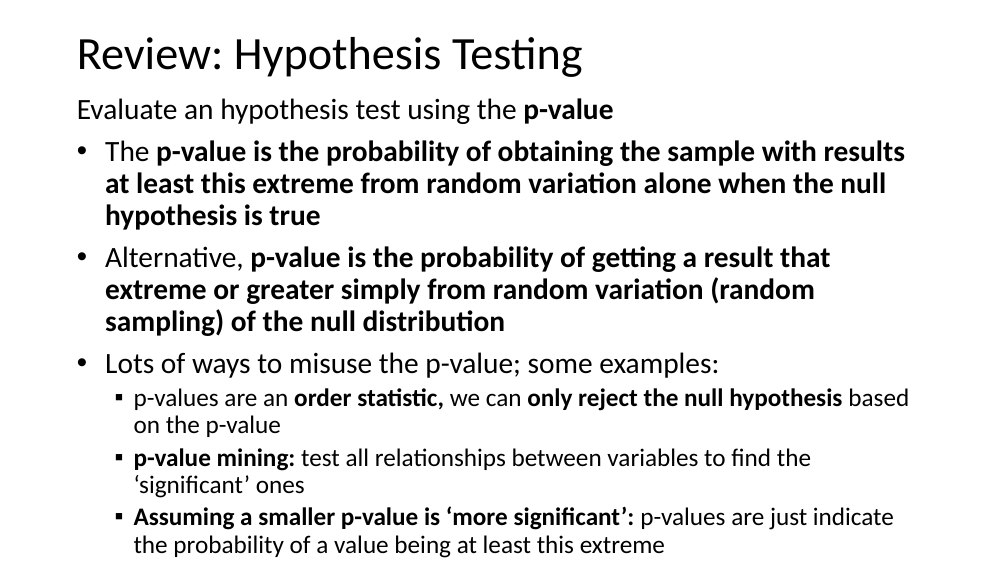
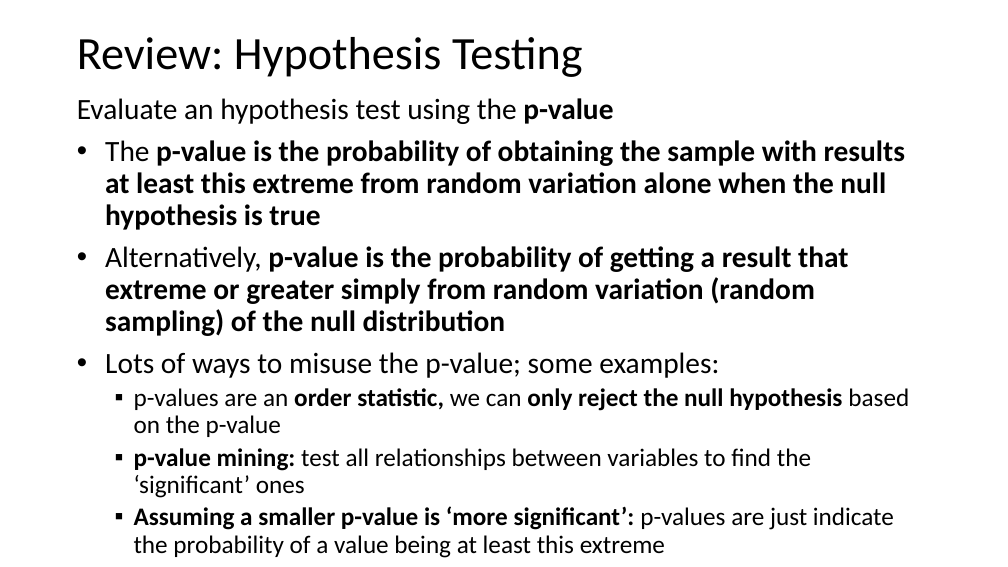
Before and after one commit to StephenElston/CSCI-E-108, a slide deck: slide 44 of slides/1_Introduction.pptx. Drawn at 1008x567 pixels with LibreOffice and Linux fonts; fonts in the diff are those of the drawing. Boxes give left, top, right and bottom in pixels: in the first picture for what was removed or moved away, otherwise in the second. Text is boxed around its words. In the diff, an @@ line names an element or a change of style, - is before the commit and + after.

```diff
--- a/slides/1_Introduction.pptx
+++ b/slides/1_Introduction.pptx
@@ text at [105,246,848,336]: text changed @@
-• Alternative, p-value is the probability of getting a result that extreme or greater simply from random variation (random sampling) of the null distribution
+• Alternatively, p-value is the probability of getting a result that extreme or greater simply from random variation (random sampling) of the null distribution
```
Also in this commit, not shown: 2 other slides changed.
